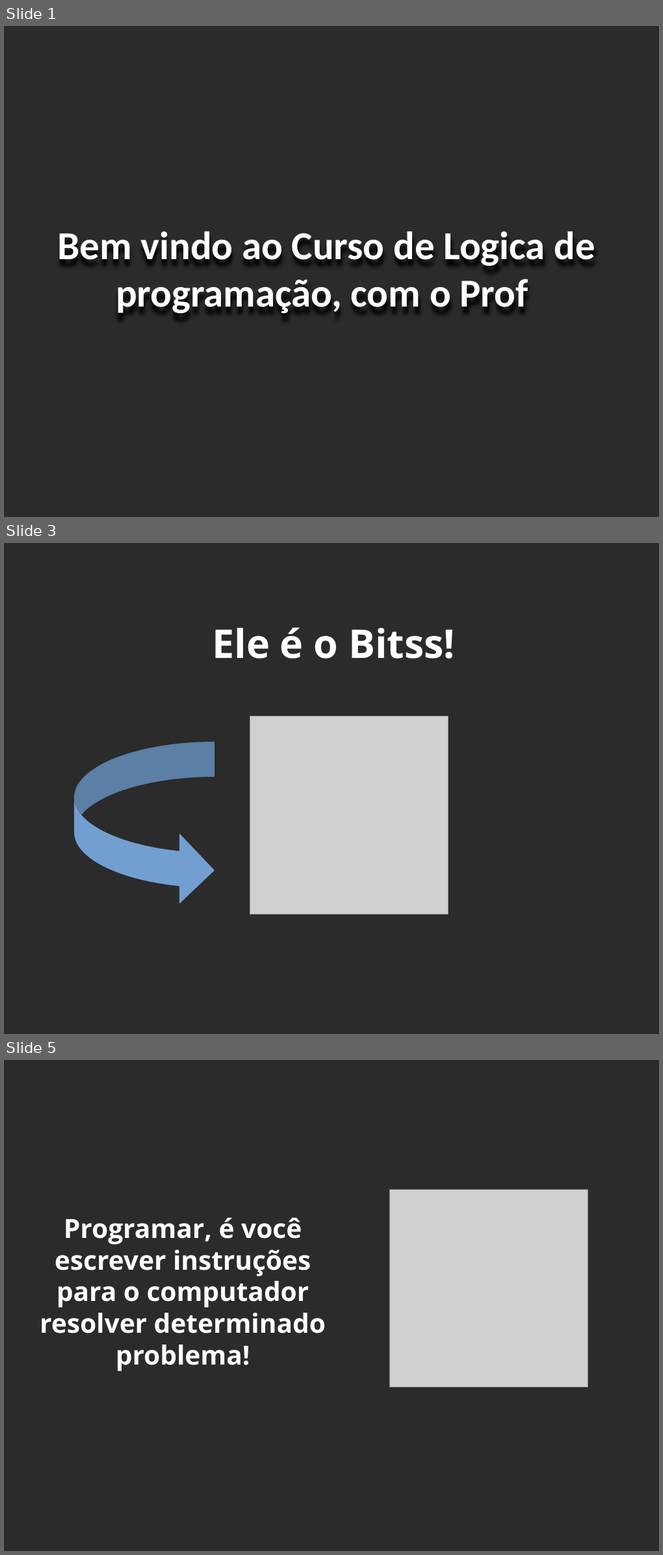
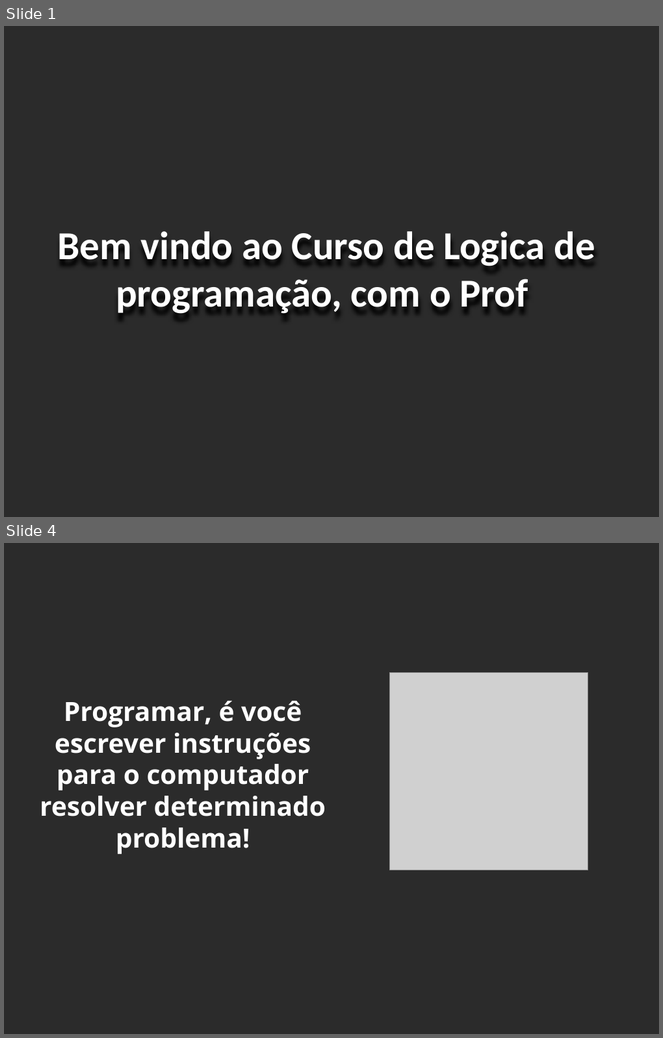
Before and after one commit to DiogenesDv/delivery, a slide deck: Curso_Logina/Curso de logica de programação com o Bitss.odp. Shown one above the other, each under a label of ours: slides 1, 3 and 5 before the commit, slides 1 and 4 after it; the slides between them are not shown. The pictures are 663x1555 and 663x1038 pixels, drawn with LibreOffice and Linux fonts; fonts in the diff are those of the drawing; grey boxes stand for pictures; background and template pictures are left out; a plain dark background stands for a picture behind light text. Boxes give left, top, right and bottom in pixels: in the first picture for what was removed or moved away, otherwise in the second. Text is boxed around its words. In the diff, an @@ line names an element or a change of style, - is before the commit and + after.

```diff
--- a/Curso_Logina/Curso de logica de programação com o Bitss.odp
+++ b/Curso_Logina/Curso de logica de programação com o Bitss.odp
@@ slide 3 removed at (4, 543, 659, 1034), background picture (left out) @@
@@ title removed at (212, 627, 455, 659) @@
-Ele é o Bitss!
@@ picture removed at (250, 716, 448, 914) @@
@@ curved right arrow removed at (74, 742, 215, 906) @@
@@ what was slide 5 is now slide 4 @@
```
Also in this commit, not shown: 2 slides changed, 1 slide added, 2 other slides removed, 3 other files.
